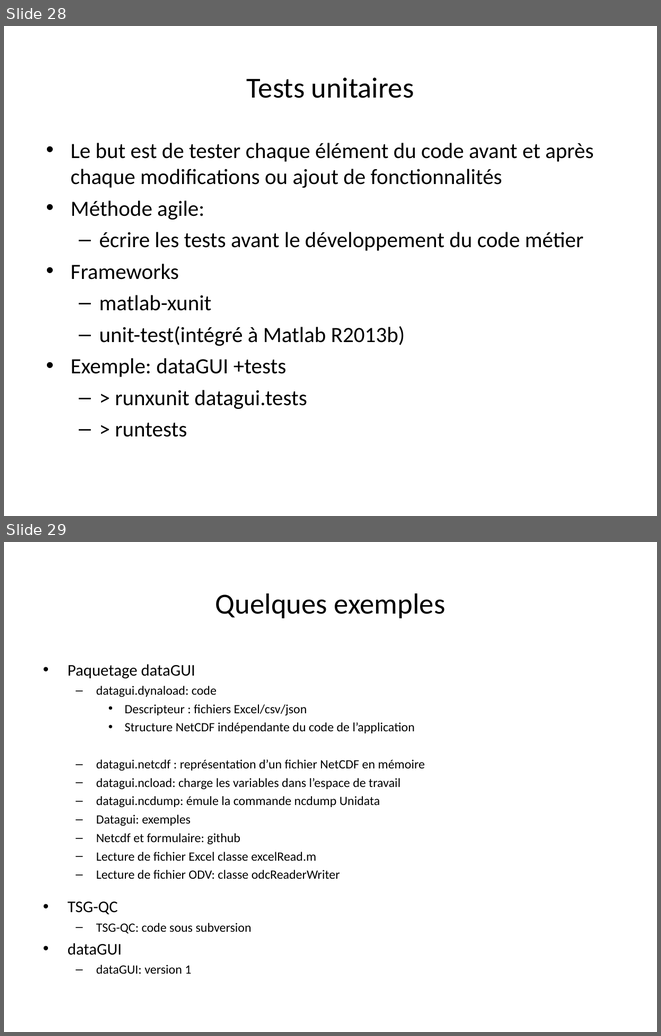
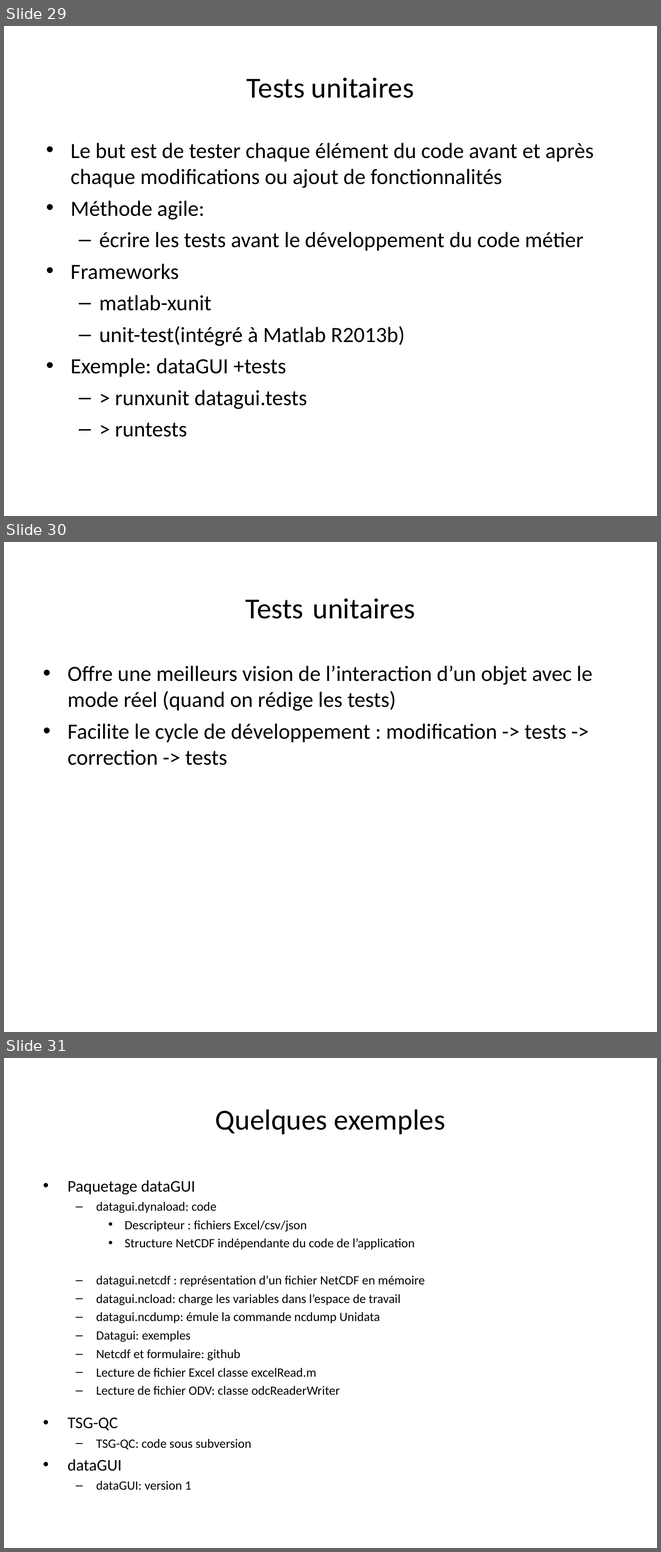
Before and after one commit to jgrelet/course-object-programing-with-Matlab, a slide deck: Introduction à la programmation objet avec Matlab.ppt. Shown one above the other, each under a label of ours: slides 28 and 29 before the commit, slides 29, 30 and 31 after it. The pictures are 661x1036 and 661x1552 pixels, drawn with LibreOffice and Linux fonts; fonts in the diff are those of the drawing. Boxes give left, top, right and bottom in pixels: in the first picture for what was removed or moved away, otherwise in the second. Text is boxed around its words. In the diff, an @@ line names an element or a change of style, - is before the commit and + after.

```diff
--- a/Introduction à la programmation objet avec Matlab.ppt
+++ b/Introduction à la programmation objet avec Matlab.ppt
@@ slide 30 added at (4,542,657,1032), background #FFFFFF @@
@@ title added at (246,598,415,619), 32 pt, text #000000 @@
+Tests unitaires
@@ text added at (68,665,592,765), 24 pt, text #000000 @@
+• Offre une meilleurs vision de l’interaction d’un objet avec le mode réel (quand on rédige les tests)
+• Facilite le cycle de développement : modification -> tests -> correction -> tests
@@ what was slide 28 is now slide 29 @@
@@ what was slide 29 is now slide 31 @@
```
Also in this commit, not shown: 1 slide changed, 1 other slide added, 1 other file.
